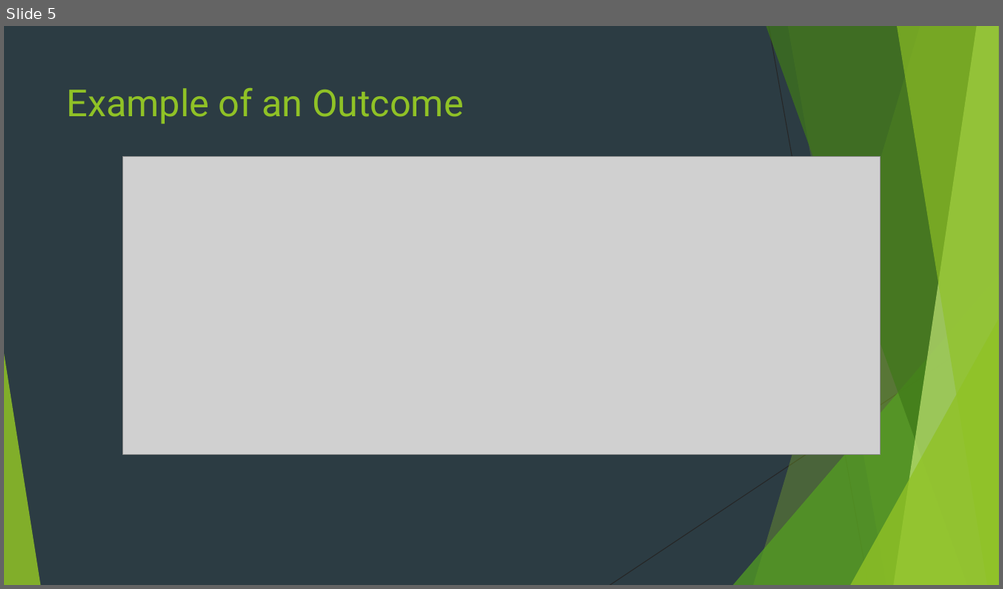
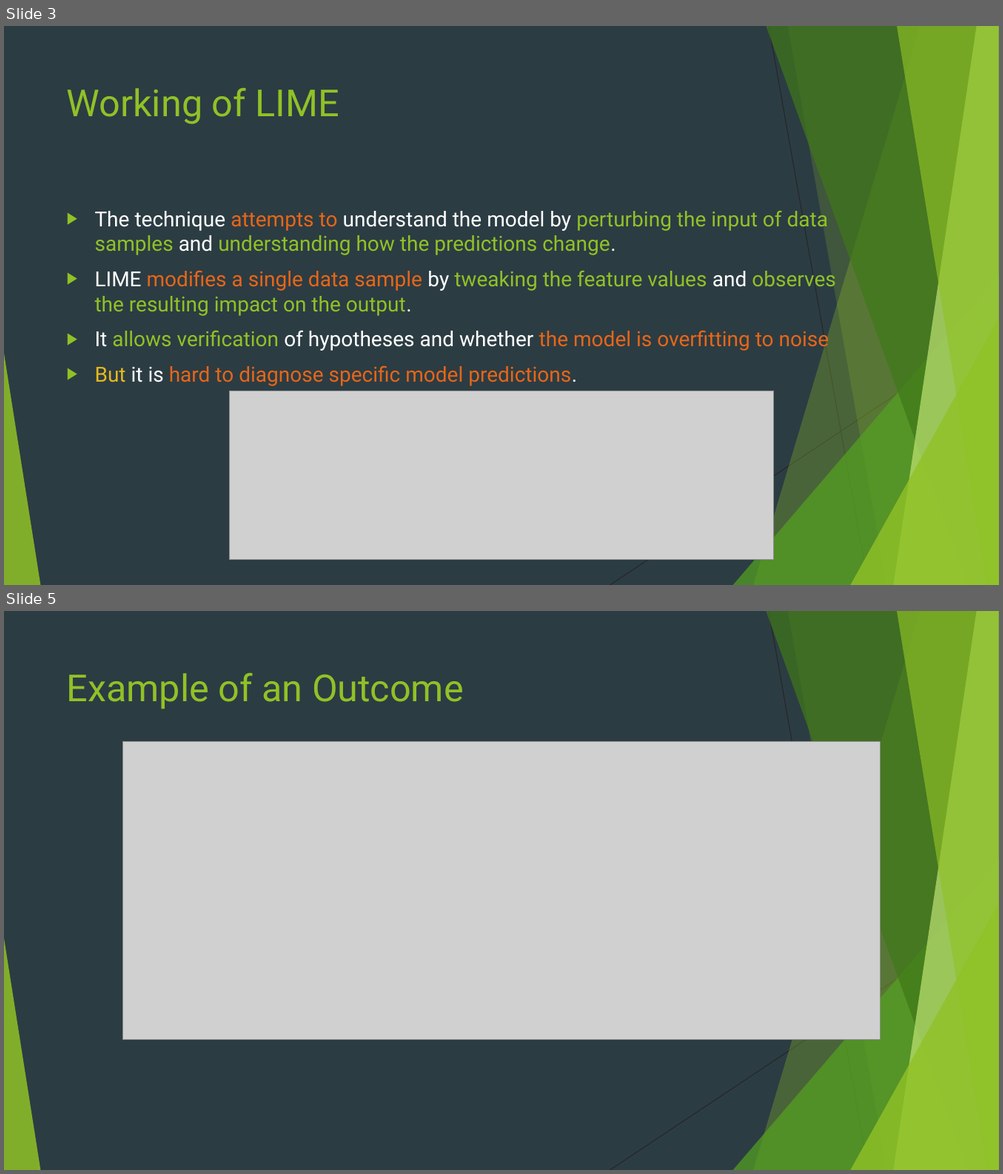
Before and after one commit to arpa2001/Internship_BiometricsVerification, a slide deck: SHAP_PPT.pptx. Shown one above the other, each under a label of ours: slide 5 before the commit, slides 3 and 5 after it; the slides between them are not shown. The pictures are 1003x589 and 1003x1174 pixels, drawn with LibreOffice and Linux fonts; fonts in the diff are those of the drawing; grey boxes stand for pictures. Boxes give left, top, right and bottom in pixels: in the first picture for what was removed or moved away, otherwise in the second. Text is boxed around its words. In the diff, an @@ line names an element or a change of style, - is before the commit and + after.

```diff
--- a/SHAP_PPT.pptx
+++ b/SHAP_PPT.pptx
@@ slide 3 added at box(4, 26, 999, 585), background #2C3C43; not listed: 10 template elements that a slide beside it also shows @@
@@ title added at box(67, 88, 338, 124), 36 pt, text #90C226 @@
+Working of LIME
@@ text added at box(95, 211, 836, 386), 20 pt, text #90C226 @@
+▶ The technique attempts to understand the model by perturbing the input of data samples and understanding how the predictions change.
+▶ LIME modifies a single data sample by tweaking the feature values and observes the resulting impact on the output.
+▶ It allows verification of hypotheses and whether the model is overfitting to noise
+▶ But it is hard to diagnose specific model predictions.
@@ picture added at box(229, 392, 774, 560) @@
```
Also in this commit, not shown: 3 slides changed, 2 other slides added, 2 slides removed.
